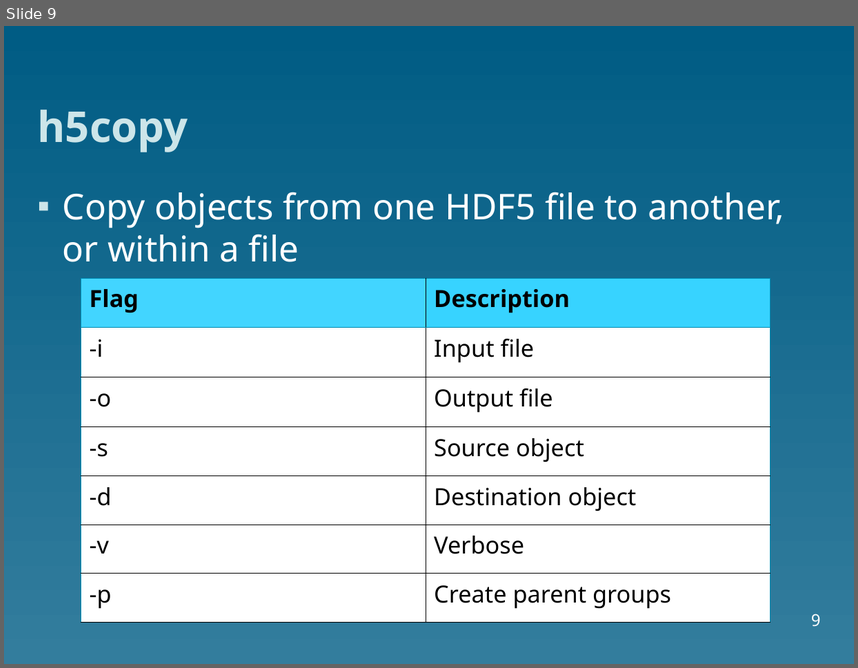
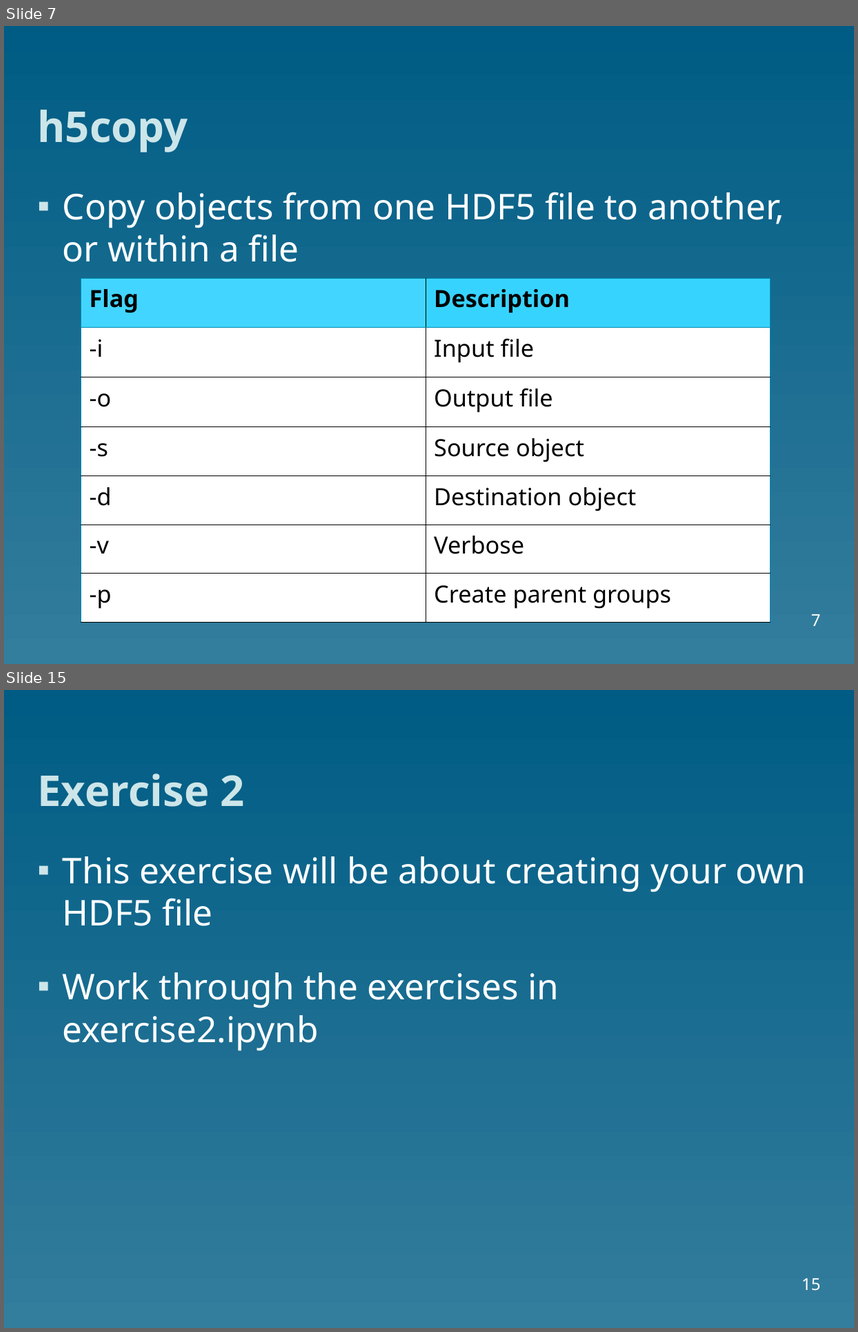
Before and after one commit to christophertacon/Blog, a slide deck: tools-pelican/content/HDF5/slides/HDF5_presentation.ppt. Shown one above the other, each under a label of ours: slide 9 before the commit, slides 7 and 15 after it; the slides between them are not shown. The pictures are 858x668 and 858x1332 pixels, drawn with LibreOffice and Linux fonts; fonts in the diff are those of the drawing. Boxes give left, top, right and bottom in pixels: in the first picture for what was removed or moved away, otherwise in the second. Text is boxed around its words. In the diff, an @@ line names an element or a change of style, - is before the commit and + after.

```diff
--- a/tools-pelican/content/HDF5/slides/HDF5_presentation.ppt
+++ b/tools-pelican/content/HDF5/slides/HDF5_presentation.ppt
@@ slide 15 added at <box>4,690,854,1328</box>, background gradient #005C84 to #337D9D @@
@@ title added at <box>37,773,245,807</box>, 36 pt, text #CCE5E9, bold @@
+Exercise 2
@@ text added at <box>63,856,806,1051</box>, 30 pt, text #FFFFFF @@
+▪ This exercise will be about creating your own HDF5 file
+▪ Work through the exercises in exercise2.ipynb
@@ page number added at <box>802,1278,820,1290</box>, 14 pt, text #FFFFFF @@
+15
@@ what was slide 9 is now slide 7 @@
@@ page number at <box>811,614,821,626</box>: text changed @@
-9
+7
```
Also in this commit, not shown: 7 slides changed, 1 other slide added, 4 slides removed.
